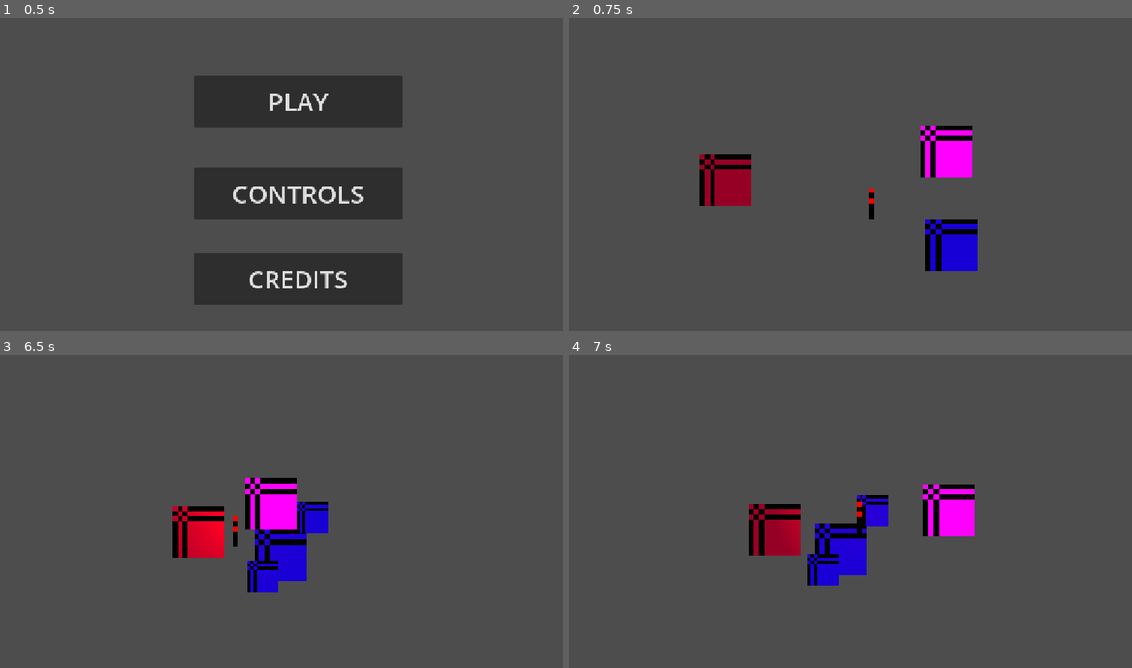
Above: before the commit, frames 1-4 (two rows, left to right).
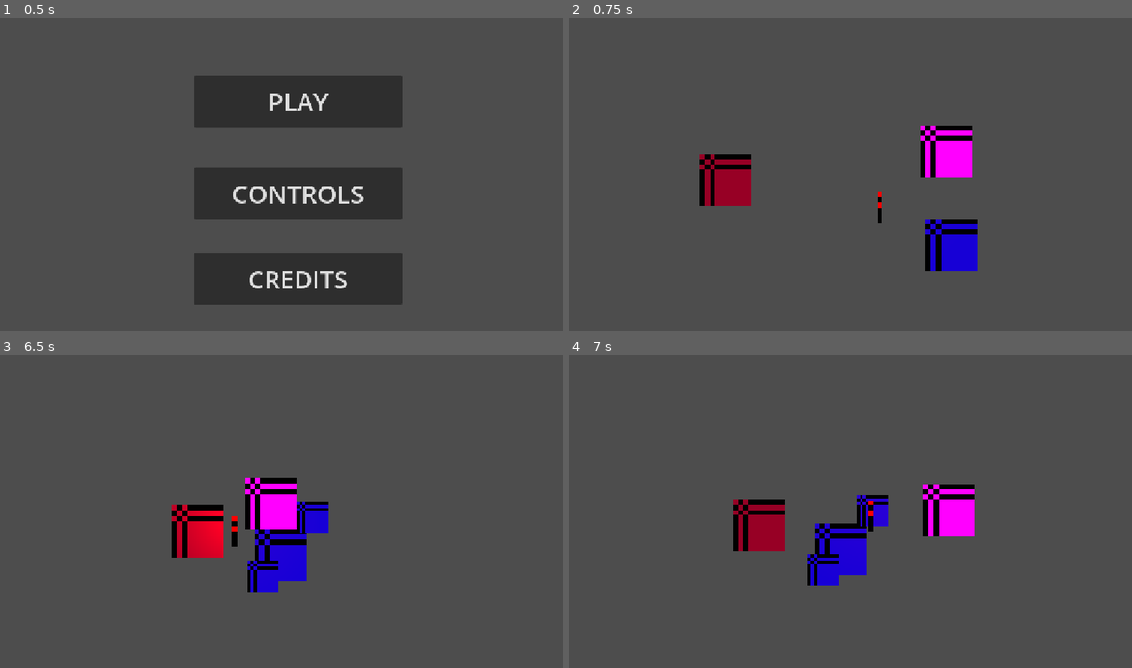
Above: after the commit, the same moments.

Repository: anqilique/GDGJam2-2025
Game: Godot game, scene res://Scenes/start_menu.tscn
Two runs of this game, one before a commit and one after it. Both use one fixed random seed, a clock stepped at 60 frames per second and the inputs below.
Inputs (mouse positions are in pixels of both pictures, inside the frame that each line leads up to):
- Up to frame 1 (0.5 s): no input
- Up to frame 2 (0.75 s): click "PLAY" at 0.5 s
- Up to frame 3 (6.5 s): move the mouse to (422, 505) at 1.27 s; hold D (fire_cat_move_right) 1.28-2.03 s; click (422, 505) at 1.35 s; move the mouse to (174, 539) at 2.02 s; hold S (fire_cat_move_down) 2.03-2.78 s; tap . (yarn_cat_pass_torch) at 2.1, 3.6, 5.1 s; move the mouse to (354, 448) at 2.77 s; hold D (fire_cat_move_right) 2.78-3.53 s; click (354, 448) at 2.85 s; move the mouse to (264, 589) at 3.52 s; hold W (fire_cat_move_up) 3.53-4.28 s; move the mouse to (472, 574) at 4.27 s; hold A (fire_cat_move_left) 4.28-5.78 s; click (472, 574) at 4.35 s; move the mouse to (112, 473) at 5.02 s; move the mouse to (320, 524) at 5.77 s; hold S (fire_cat_move_down) from 5.78 s (still down); click (320, 524) at 5.85 s
- Up to frame 4 (7 s): move the mouse to (771, 439) at 6.52 s; release S (fire_cat_move_down) at 6.53 s; hold D (fire_cat_move_right) from 6.53 s (still down); tap . (yarn_cat_pass_torch) at 6.6 s

Frame 1 is identical in both runs. In frame 2, 0.2% of the frame differs, in the area x 53-56%, y 54-66%; in frame 3, 0.2%; in frame 4, 1.7%, in the area x 29-55%, y 46-65%.

Commit message:
Fire cat tick damage to shadow implemented

Diff:
--- a/Scenes/main.tscn
+++ b/Scenes/main.tscn
@@ -1,11 +1,11 @@
 [gd_scene load_steps=7 format=3 uid="uid://cdk4cbpxqy2j5"]
 
-[ext_resource type="Script" uid="uid://bcrdf5jxhxnun" path="res://Scripts/Main.gd" id="1_jjgbg"]
+[ext_resource type="Script" uid="uid://bcrdf5jxhxnun" path="res://Scripts/main.gd" id="1_jjgbg"]
 [ext_resource type="PackedScene" uid="uid://r7jxd36vluqq" path="res://Scenes/fire_cat.tscn" id="2_bo1nx"]
 [ext_resource type="Script" uid="uid://cha0dey3px8f1" path="res://Scripts/CameraController.gd" id="2_kry3j"]
 [ext_resource type="PackedScene" uid="uid://2t5bc1akjdes" path="res://Scenes/yarn_cat.tscn" id="3_8gbba"]
 [ext_resource type="PackedScene" uid="uid://clawv8kask8pi" path="res://Scenes/shadow.tscn" id="4_jjvhh"]
-[ext_resource type="PackedScene" uid="uid://bm0xq7m4hiuve" path="res://Scenes/torch.tscn" id="5_21xkr"]
+[ext_resource type="PackedScene" uid="uid://bm0xq7m4hiuve" path="res://Scenes/Torch.tscn" id="5_21xkr"]
 
 [node name="Main" type="Node2D"]
 script = ExtResource("1_jjgbg")
--- a/Scripts/Shadow/ShadowHitbox.gd
+++ b/Scripts/Shadow/ShadowHitbox.gd
@@ -4,12 +4,14 @@
 @export var health_component : HealthComponent
 
 var is_touching_yarn_cat : bool
+var is_touching_fire_cat : bool
 
 # should probably have this variable on the firecat somewhere
 var fire_cat_body_damage := 2
 
 func _ready():
 	is_touching_yarn_cat = false
+	is_touching_fire_cat = false
 
 
 func _on_area_entered(area : Area2D):
@@ -18,14 +20,13 @@
 		is_touching_yarn_cat = true
 
 	if area.get_parent().get_groups().has("FireCat"):
-		# Damage shadow if touching firecat (not implemented!!!)
-		state_machine.on_child_transition(state_machine.current_state, "ShadowHit")
-		health_component.take_damage(fire_cat_body_damage)
+		is_touching_fire_cat = true
 
 
 func _process(_delta):
-	if state_machine.current_state.name == "ShadowAttack":
+	if state_machine.current_state.name != "ShadowMove":
 		return
+
 	if is_touching_yarn_cat:
 		var yarn_cat = get_tree().get_first_node_in_group("YarnCat")
 
@@ -34,6 +35,14 @@
 		else:
 			print("Shadow detects Yarn Cat Dead")
 
+	if is_touching_fire_cat:
+		state_machine.on_child_transition(state_machine.current_state, "ShadowHit")
+		health_component.take_damage(fire_cat_body_damage)
 
-func _on_area_exited(_area : Area2D):
-	is_touching_yarn_cat = false
+
+func _on_area_exited(area : Area2D):
+	if area.get_parent().get_groups().has("YarnCat"):
+		is_touching_yarn_cat = false
+
+	if area.get_parent().get_groups().has("FireCat"):
+		is_touching_fire_cat = false
--- a/Scripts/Shadow/States/ShadowHit.gd
+++ b/Scripts/Shadow/States/ShadowHit.gd
@@ -6,6 +6,7 @@
 func enter():
 	# play anim here
 	await get_tree().create_timer(0.4).timeout
+	print("Shadow took x damage")
 
 	# when anim finished go back to moving:
 	state_machine.on_child_transition(state_machine.current_state, "ShadowMove")
--- a/Scripts/Torch.gd
+++ b/Scripts/Torch.gd
@@ -5,10 +5,10 @@
 # Maximum distance allowed from the holder. For visual purposes.
 const MAX_DISTANCE := 10
 
-const TORCH_MOVE_SPEED := 0.04
+const TORCH_MOVE_SPEED := 0.05
 var target : Node2D
 
-func _ready() -> void:
+func _ready():
 	target = get_tree().get_first_node_in_group(Globals.torch_holder)
 
 
